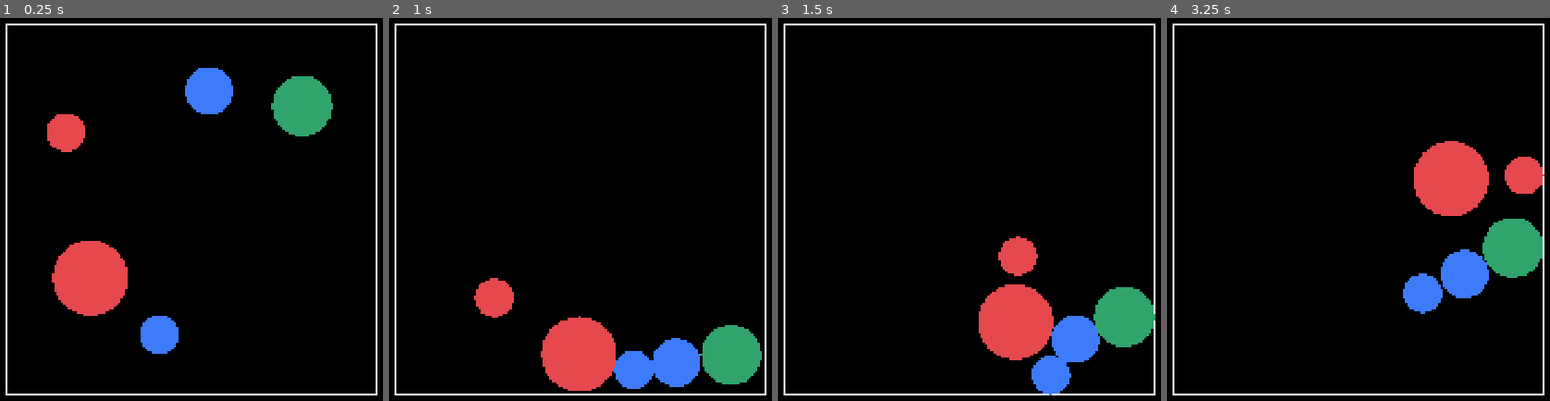
Above: before the commit, frames 1-4 (left to right).
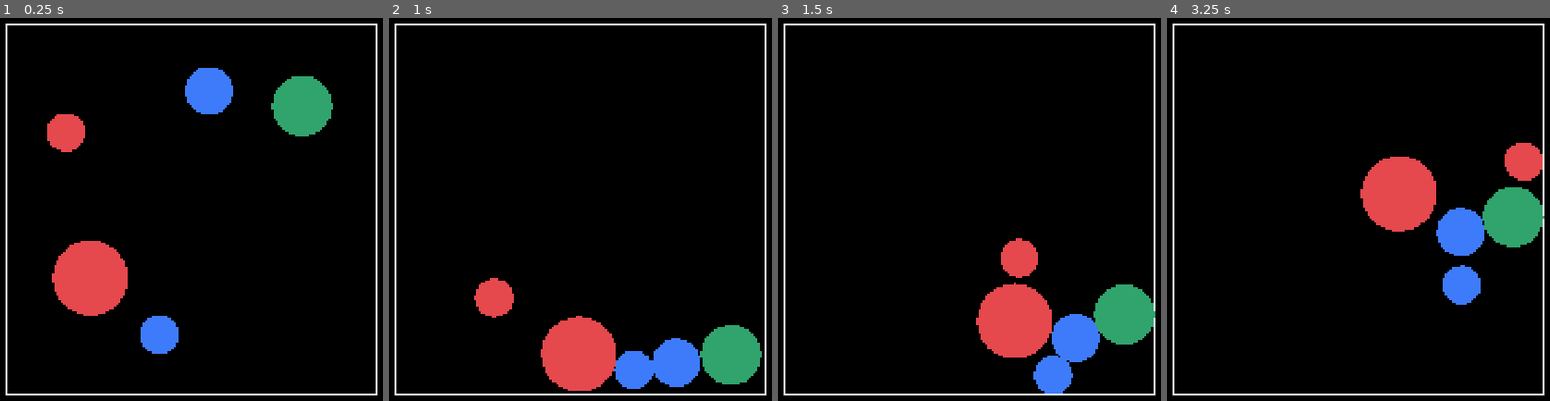
Above: after the commit, the same moments.

Repository: jeongmo-dot/gravity_orb
Game: Godot game, scene res://scenes/Main.tscn
The game is run twice, just before and just after one commit, with the same random seed, the same clock (stepped at 60 frames per second) and the same inputs.
Inputs:
- Up to frame 1 (0.25 s): no input
- Up to frame 2 (1 s): tap Enter at 0.5 s; hold Right from 0.53 s (still down)
- Up to frame 3 (1.5 s): release Right at 1.28 s; hold Down from 1.28 s (still down)
- Up to frame 4 (3.25 s): release Down at 2.03 s; hold Right 2.03-2.78 s; hold Up from 2.78 s (still down)

Frame 1 is identical in both runs. In frame 2, less than 0.1% of the frame differs, in the area x 23-98%, y 71-93%; in frame 3, 0.7%; in frame 4, 11%, in the area x 50-99%, y 32-78%.

Commit message:
[#2 M1] 시나리오 시간 및 접촉 보정

Diff:
--- a/project.godot
+++ b/project.godot
@@ -38,6 +38,7 @@
 [physics]
 
 common/physics_ticks_per_second=240
+2d/solver/contact_max_allowed_penetration=0.1
 
 [rendering]
 
--- a/tests/scenarios/test_board_physics.gd
+++ b/tests/scenarios/test_board_physics.gd
@@ -7,7 +7,7 @@
 	Vector2i.UP,
 	Vector2i.LEFT,
 ]
-const PHYSICS_FRAMES_PER_DIRECTION: int = 120
+const SIMULATION_SECONDS_PER_DIRECTION: float = 2.0
 const LAPS: int = 4
 const STANDARD_SEED_START: int = 1000
 const STANDARD_SEED_END_EXCLUSIVE: int = 1020
@@ -71,12 +71,15 @@
 	var maximum_speed: float = 0.0
 	var first_departure_recorded: bool = false
 	var scenario_frame: int = 0
+	var frames_per_direction: int = int(
+		Engine.physics_ticks_per_second * SIMULATION_SECONDS_PER_DIRECTION
+	)
 
 	assert_eq(initial_overlap_count, 0, "seed %d initial wall or orb overlaps" % seed)
 	for lap: int in range(LAPS):
 		for direction: Vector2i in DIRECTIONS:
 			board.set_gravity(direction)
-			for _frame: int in range(PHYSICS_FRAMES_PER_DIRECTION):
+			for _frame: int in range(frames_per_direction):
 				await tree.physics_frame
 				scenario_frame += 1
 				var orbs: Array[Orb] = board.get_orbs()
Not shown, changed: docs/jeongmo_codex_to_claude.md
